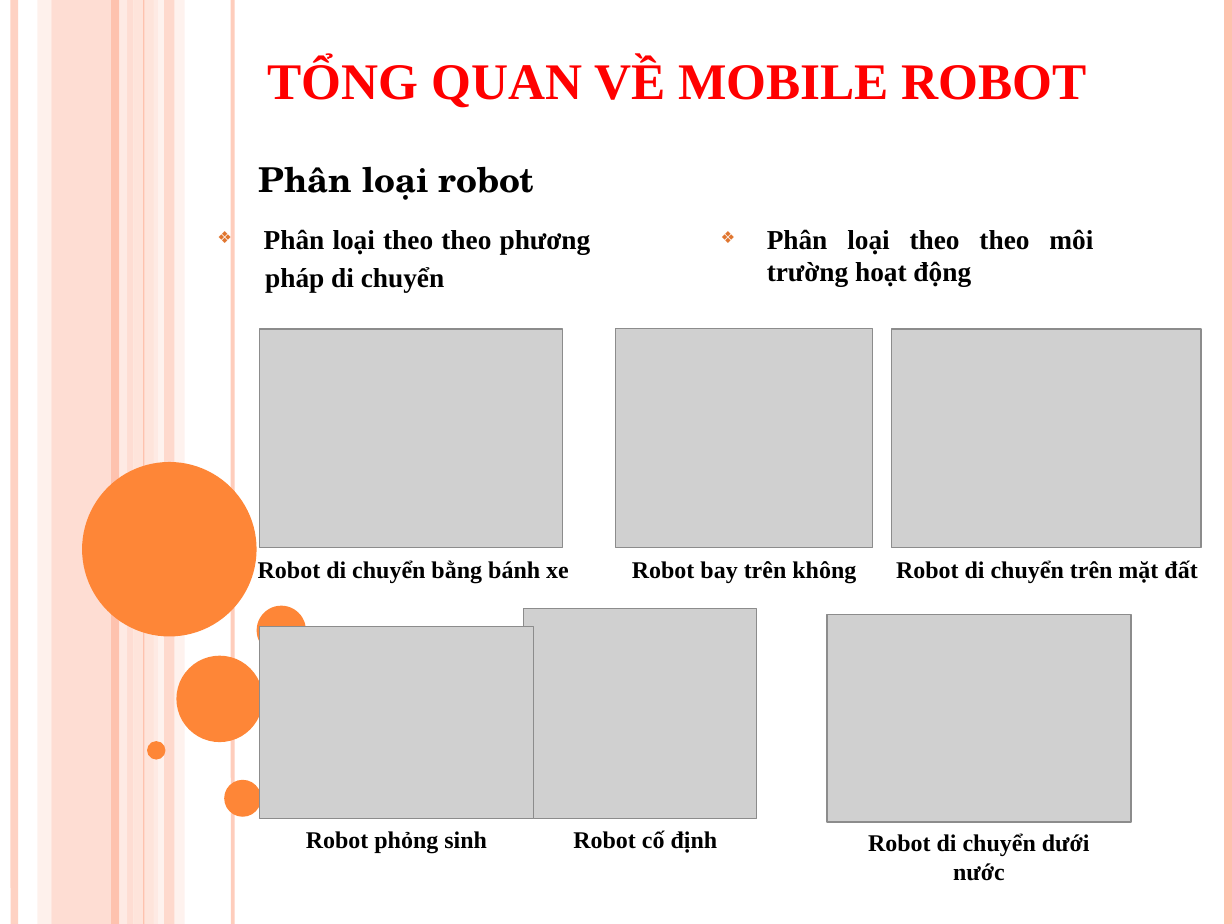
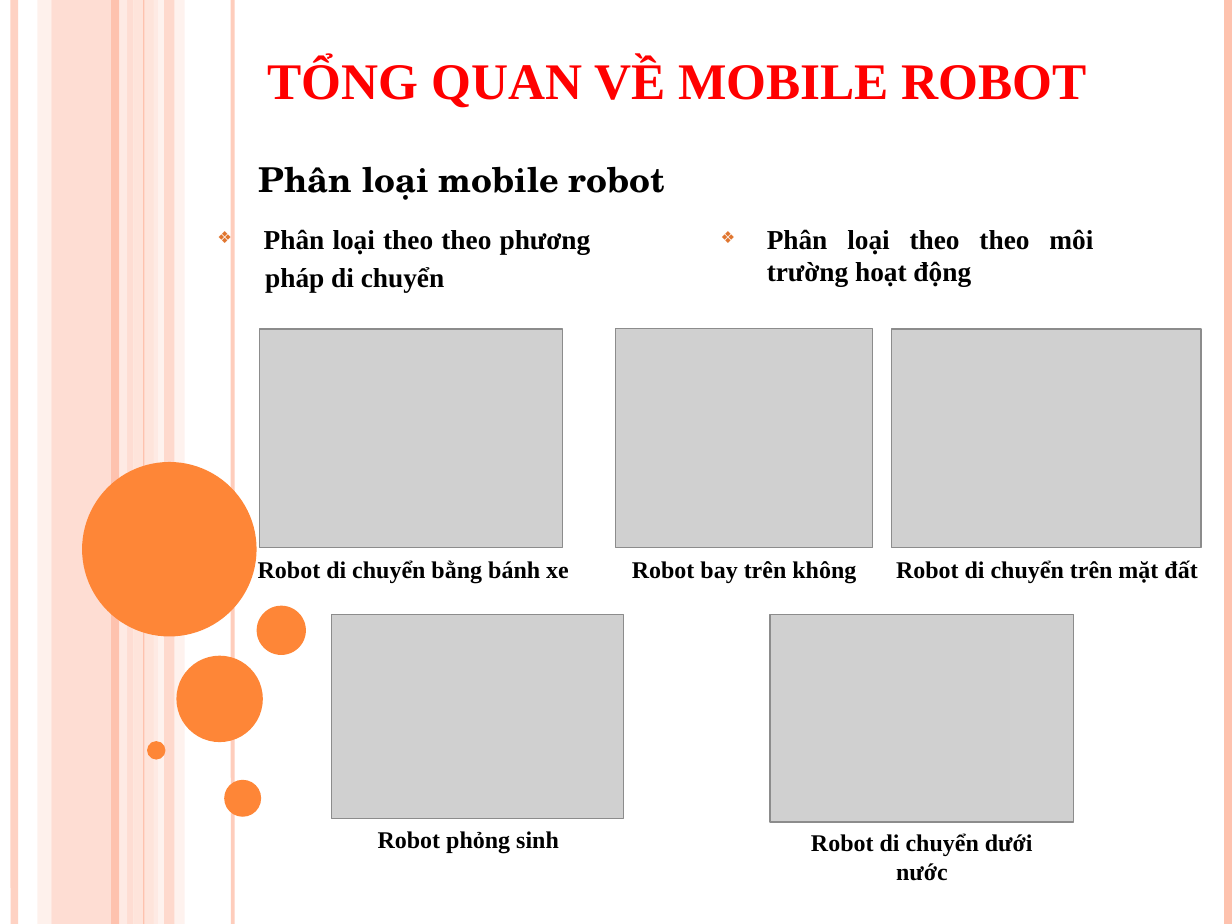
Before and after one commit to nhamtung/MyFirstRobot, a slide deck: slide 4 of Material/Introduce/Mobile Robot.pptx. Drawn at 1232x924 pixels with LibreOffice and Linux fonts; fonts in the diff are those of the drawing; grey boxes stand for pictures. Boxes give left, top, right and bottom in pixels: in the first picture for what was removed or moved away, otherwise in the second. Text is boxed around its words. In the diff, an @@ line names an element or a change of style, - is before the commit and + after.

Commit message:
save

```diff
--- a/Material/Introduce/Mobile Robot.pptx
+++ b/Material/Introduce/Mobile Robot.pptx
@@ text at <box>259,166,665,200</box>: text changed @@
-Phân loại robot
+Phân loại mobile robot
@@ picture: place and size @@
-picture at <box>259,627,533,819</box>
+picture at <box>331,615,623,819</box>
@@ picture removed at <box>524,609,756,819</box> @@
@@ picture: place and size @@
-picture at <box>827,615,1131,823</box>
+picture at <box>770,615,1074,823</box>
@@ text "Robot phỏng sinh": place and size @@
-text "Robot phỏng sinh" at <box>306,831,487,854</box>
+text "Robot phỏng sinh" at <box>378,831,559,854</box>
@@ text removed at <box>573,830,718,853</box> @@
-Robot cố định
@@ text "Robot di chuyển dưới nước": place and size @@
-text "Robot di chuyển dưới nước" at <box>868,833,1090,881</box>
+text "Robot di chuyển dưới nước" at <box>811,833,1033,881</box>
```
Also in this commit, not shown: 1 other slide changed.
